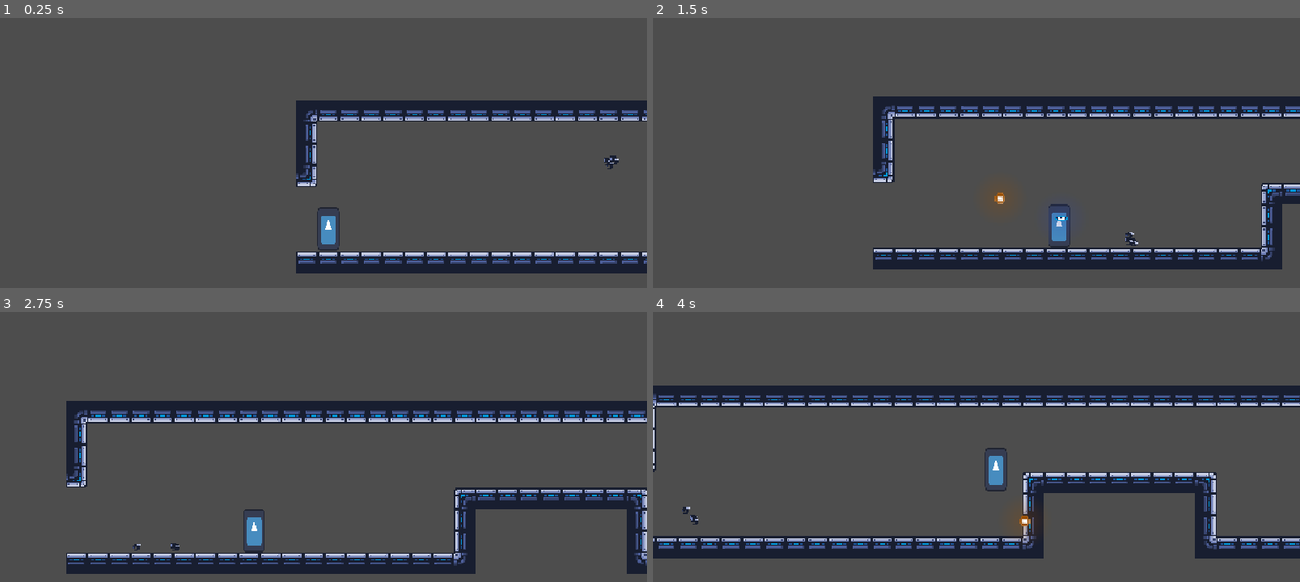
Above: before the commit, frames 1-4 (two rows, left to right).
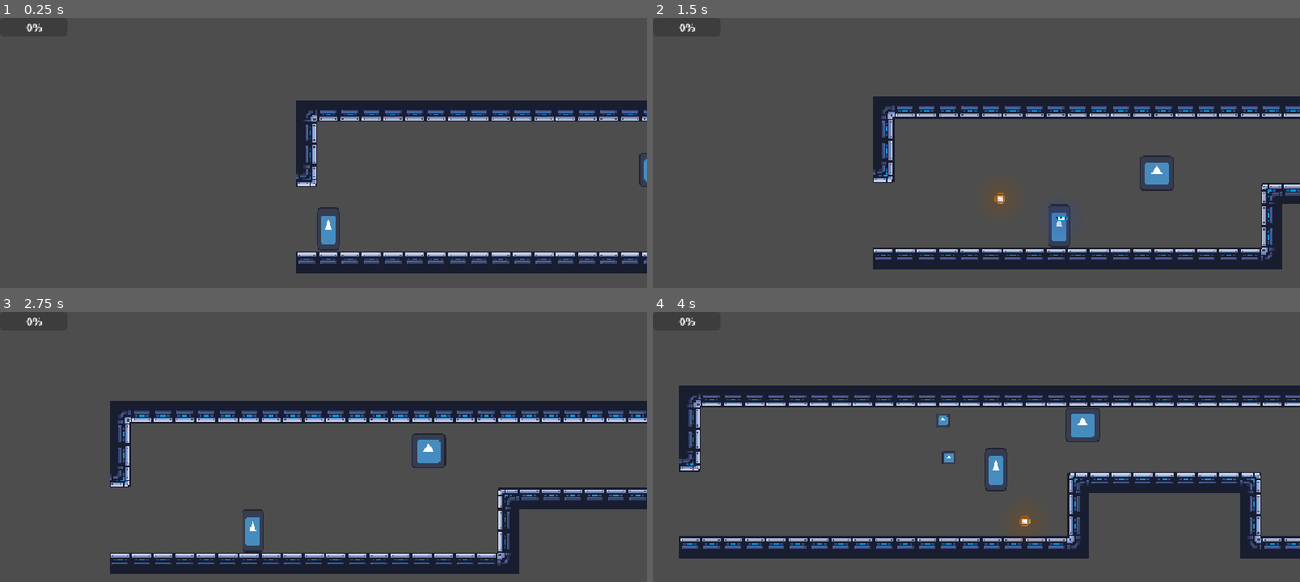
Above: after the commit, the same moments.

Repository: ygda-org/revolver
Game: Godot game, scene res://main/main.tscn
Same seed, same stepped clock (60 frames per second), same inputs: the game is played once before the commit and once after it. The engine's default icon, where the game draws it, is replaced by a stand-in: a white triangle on a blue panel in a dark square.
Inputs (mouse positions are in pixels of both pictures, inside the frame that each line leads up to):
- Up to frame 1 (0.25 s): no input
- Up to frame 2 (1.5 s): tap Enter (ui_accept) at 0.5 s; move the mouse to (1118, 182) at 0.52 s; hold D (right) from 0.53 s (still down); click (1118, 182) at 0.6 s; tap Space (jump) at 0.77 s; move the mouse to (847, 217) at 1.27 s; click (847, 217) at 1.35 s
- Up to frame 3 (2.75 s): tap Space (jump) at 1.52 s; move the mouse to (388, 414) at 2.02 s; release D (right) at 2.03 s; hold A (left) from 2.03 s (still down); click (388, 414) at 2.1 s
- Up to frame 4 (4 s): move the mouse to (944, 565) at 2.77 s; release A (left) at 2.78 s; hold D (right) from 2.78 s (still down); click (944, 565) at 2.85 s; tap Space (jump) at 3.02, 3.77 s; move the mouse to (1170, 549) at 3.52 s; click (1170, 549) at 3.6 s

The runs differ from the first frame. In frame 1, 0.2% of the frame differs, in the area x 4-100%, y 2-63%; in frame 2, 0.5%; in frame 3, 7.0%; in frame 4, 8.3%, in the area x 0-100%, y 2-92%.

Commit message:
cool healths

Diff:
--- a/enemies/enemy_component.gd
+++ b/enemies/enemy_component.gd
@@ -2,6 +2,7 @@
 class_name EnemyComponent
 
 @export var health: int = 50
+@export var repair_add_amount: float = 0.2
 
 var burn_dur: int = 0
 
@@ -15,6 +16,8 @@
 		return
 
 func die():
+	# repair
+	GameState.enemy_death(self)
 	get_parent().call_deferred("queue_free")
 
 func freeze(duration: float):
--- a/enemies/trishot/shot.gd
+++ b/enemies/trishot/shot.gd
@@ -1,6 +1,5 @@
 extends Area2D
 
-const DAMAGE = 10
 const SPEED = 55
 
 var direction: Vector2
@@ -10,7 +9,7 @@
 
 func _on_body_entered(body):
 	if body is Player:
-		body.hit(DAMAGE)
+		body.hit()
 	call_deferred("queue_free")
 
 
--- a/globals/game_state.gd
+++ b/globals/game_state.gd
@@ -1,6 +1,8 @@
 extends Node
 
 signal level_started
+
+const REPAIR_DISTANCE_THRESHOLD = 200
 
 var player: Player
 
@@ -11,6 +13,9 @@
 var active_barrel: Array[BulletResource] = []
 var barrel_index: int = 0
 var barrel_size: int = 6
+
+## player heals when it reaches 1. Only fills when the player is in critical and gets filled when you kill enemies from close range
+var repair_amount: float = 0.0
 
 func _ready():
 	for i in range(barrel_size):
@@ -44,3 +49,13 @@
 		if pos.distance_squared_to(enemy.global_position) < pos.distance_squared_to(closest.global_position):
 			closest = enemy
 	return closest
+
+## for the purposes of the repair bar
+func enemy_death(enemy: EnemyComponent):
+	if player.health != 1:
+		return
+	if enemy.global_position.distance_to(player.global_position) < REPAIR_DISTANCE_THRESHOLD:
+		repair_amount += enemy.repair_add_amount
+	if repair_amount >= 1.0 and player.health == 1:
+		repair_amount = 0.0
+		player.health = 2
--- a/main/main.tscn
+++ b/main/main.tscn
@@ -2,7 +2,8 @@
 
 [ext_resource type="PackedScene" uid="uid://dhebim0i23kwq" path="res://player/player.tscn" id="2_pjrb6"]
 [ext_resource type="PackedScene" uid="uid://dnoe8amuqmu6q" path="res://levels/tunnel.tscn" id="3_c651c"]
-[ext_resource type="PackedScene" uid="uid://1qekgha414yp" path="res://enemies/swarm/swarm_spawner.tscn" id="3_xwkvk"]
+[ext_resource type="PackedScene" uid="uid://bjxissut13r5b" path="res://enemies/trishot/trishot.tscn" id="4_3wy1v"]
+[ext_resource type="PackedScene" uid="uid://rcq8go31l55x" path="res://ui/hud.tscn" id="4_c651c"]
 
 [node name="Main" type="Node2D" unique_id=1213057778]
 
@@ -11,5 +12,9 @@
 
 [node name="Tunnel" parent="." unique_id=188045053 instance=ExtResource("3_c651c")]
 
-[node name="SwarmSpawner" parent="." unique_id=1544831295 instance=ExtResource("3_xwkvk")]
-position = Vector2(234, 44)
+[node name="CanvasLayer" type="CanvasLayer" parent="." unique_id=338208126]
+
+[node name="Hud" parent="CanvasLayer" unique_id=1107756674 instance=ExtResource("4_c651c")]
+
+[node name="Trishot" parent="." unique_id=884423335 instance=ExtResource("4_3wy1v")]
+position = Vector2(270, 51)
--- a/player/player.gd
+++ b/player/player.gd
@@ -17,7 +17,7 @@
 @export var grav_curve_asc: Curve
 @export var grav_curve_dec: Curve
 
-var health: int = 50
+var health: int = 2
 
 func _ready():
 	GameState.player = self
@@ -74,8 +74,8 @@
 
 	move_and_slide()
 
-func hit(dmg):
-	health -= dmg
+func hit():
+	health -= 1
 	if health <= 0:
 		die()
 
--- /dev/null
+++ b/ui/hud.gd
@@ -0,0 +1,5 @@
+extends Control
+
+# Called every frame. 'delta' is the elapsed time since the previous frame.
+func _process(_delta):
+	$RepairBar.value = GameState.repair_amount
--- /dev/null
+++ b/ui/hud.tscn
@@ -0,0 +1,18 @@
+[gd_scene format=3 uid="uid://rcq8go31l55x"]
+
+[ext_resource type="Script" uid="uid://bt6yv7042srx6" path="res://ui/hud.gd" id="1_rbyyf"]
+
+[node name="Hud" type="Control" unique_id=1107756674]
+layout_mode = 3
+anchors_preset = 15
+anchor_right = 1.0
+anchor_bottom = 1.0
+grow_horizontal = 2
+grow_vertical = 2
+script = ExtResource("1_rbyyf")
+
+[node name="RepairBar" type="ProgressBar" parent="." unique_id=1034149605]
+layout_mode = 0
+offset_right = 100.0
+offset_bottom = 27.0
+max_value = 1.0
Not shown, added: ui/hud.gd.uid
